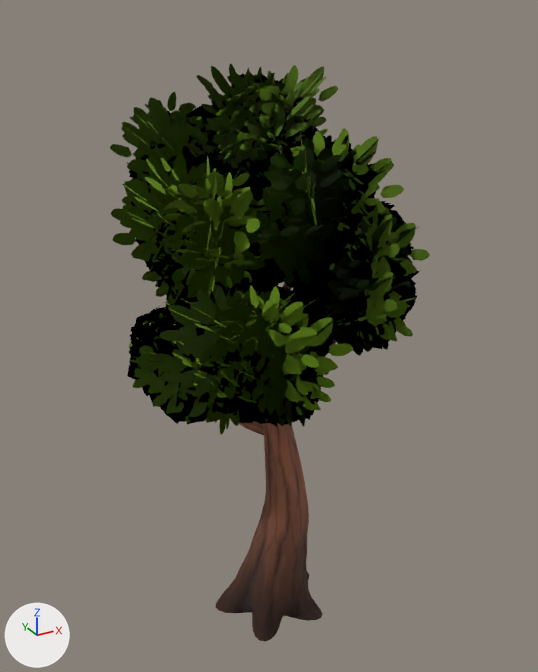
Before and after pictures for a commit that changed the glTF model assets/nature/CommonTree_5.gltf.
Camera for both pictures: a 50 mm camera at (-3.74, -6.76, 6.97) aimed at (0.04, 0.12, 3.53). Every picture has the same lights, and +X, +Y and +Z are marked at lower left. The older version comes first. Vertices at exactly the same position are counted once.

Objects in the first picture: 'CommonTree_5'.
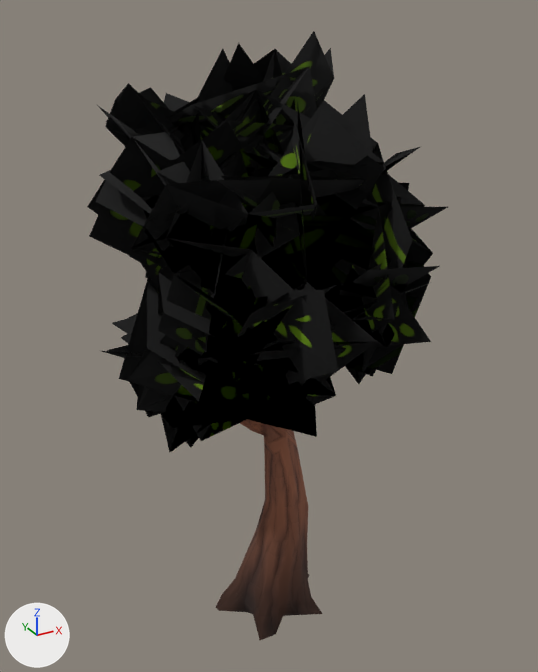
Location of each change, [x1, y1, x2, y2] in pixels of the pictures (538 x 672 px):
'CommonTree_5', recoloured, reshaped
    before: [110, 64, 430, 642]
    after: [87, 31, 448, 640]
part 1 of me_tree_027, deleted (green)
    before: [130, 64, 416, 430]
part 2 of me_tree_027, deleted
    before: [110, 65, 430, 642]

What changed in the scene script:
```text
Change mat_leaves_normaltree:
    remove # nodes: BsdfPrincipled, Math x3, Mix, OutputMaterial, TexImage, VertexColor
    nodes: BsdfPrincipled, OutputMaterial, TexImage
Change me_tree_027:
    used by ob_commontree_5; location = (0.0, 0.0, 0.0)
    remove me_tree_027.from_pydata(...)  # 3600 vertices, 3182 faces; spans x -1.91..1.76, y -2.06..2.16, z -0.24..6.76
    add me_tree_027.from_pydata(...)  # 529 vertices, 1483 faces; spans x -1.9..1.68, y -2.06..2.16, z -0.24..6.76
    me_tree_027 part 1: 388 loose pieces with 1552 vertices, spanning x -1.91..1.76, y -1.96..1.83, z 2.42..6.75, are deleted
    me_tree_027 part 2: 1519 vertices removed from x -1.85..1.7, y -1.81..1.86, z -0.24..6.52
```
